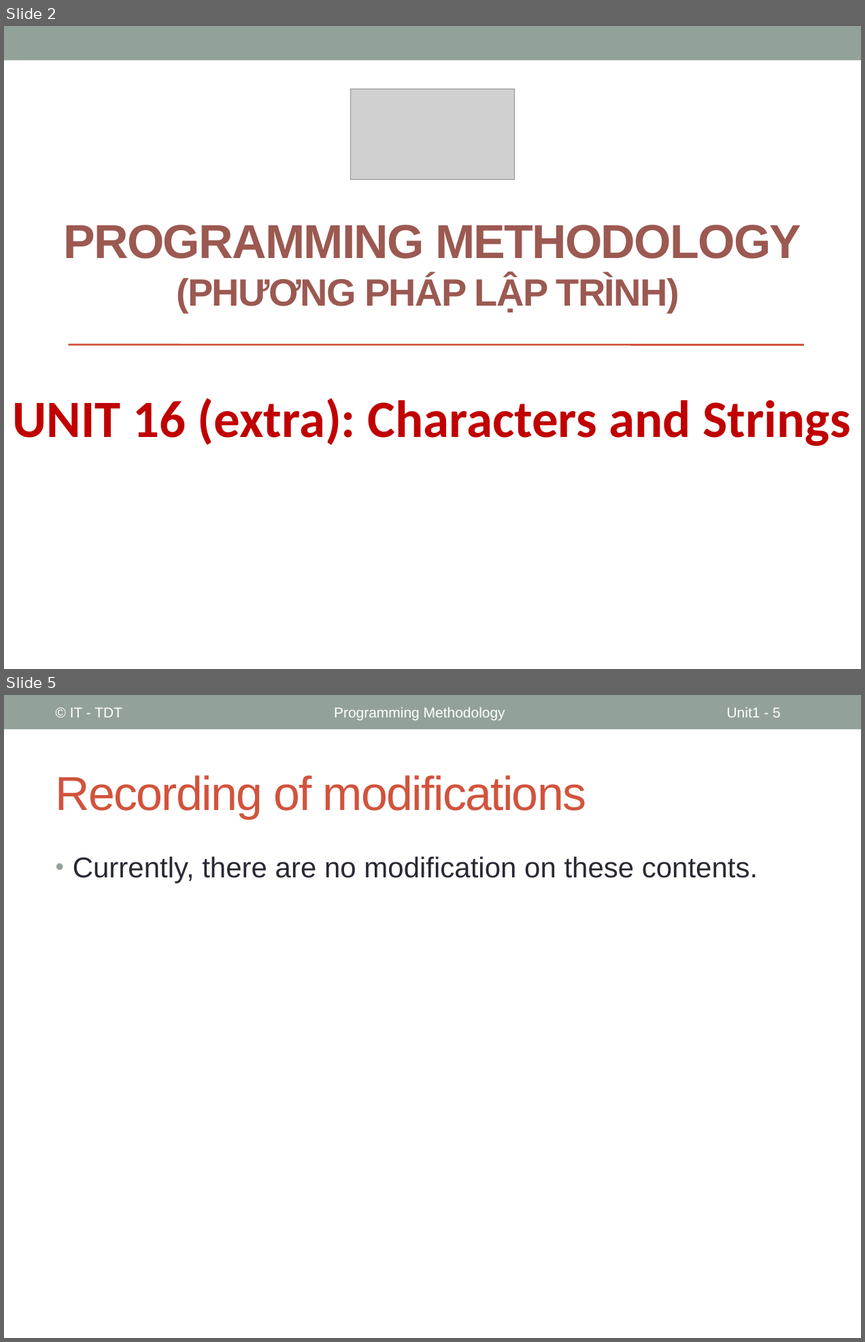
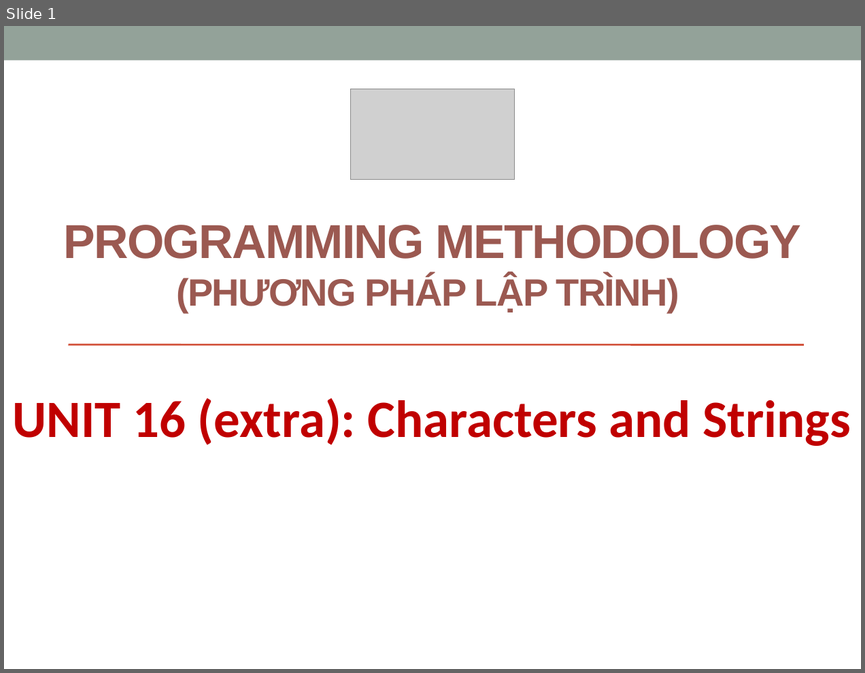
Before and after one commit to coder1097/Programming-Methodology, a slide deck: PPLT_Slides/Slides/Unit16_Extra.pptx. Shown one above the other, each under a label of ours: slides 2 and 5 before the commit, slide 1 after it; the slides between them are not shown. The pictures are 865x1342 and 865x673 pixels, drawn with LibreOffice and Linux fonts; fonts in the diff are those of the drawing; grey boxes stand for pictures. Boxes give left, top, right and bottom in pixels: in the first picture for what was removed or moved away, otherwise in the second. Text is boxed around its words. In the diff, an @@ line names an element or a change of style, - is before the commit and + after.

```diff
--- a/PPLT_Slides/Slides/Unit16_Extra.pptx
+++ b/PPLT_Slides/Slides/Unit16_Extra.pptx
@@ slide 5 removed at (4, 695, 861, 1338), background #FFFFFF; not listed: 1 template element that a slide beside it also shows @@
@@ text removed at (70, 707, 122, 717) @@
-© IT - TDT
@@ text removed at (334, 707, 505, 720) @@
-Programming Methodology
@@ page number removed at (727, 707, 781, 717) @@
-Unit1 - 5
@@ title removed at (56, 775, 586, 819) @@
-Recording of modifications
@@ text removed at (73, 856, 757, 883) @@
-• Currently, there are no modification on these contents.
@@ what was slide 2 is now slide 1 @@
```
Also in this commit, not shown: 5 other slides removed, 35 other files.
